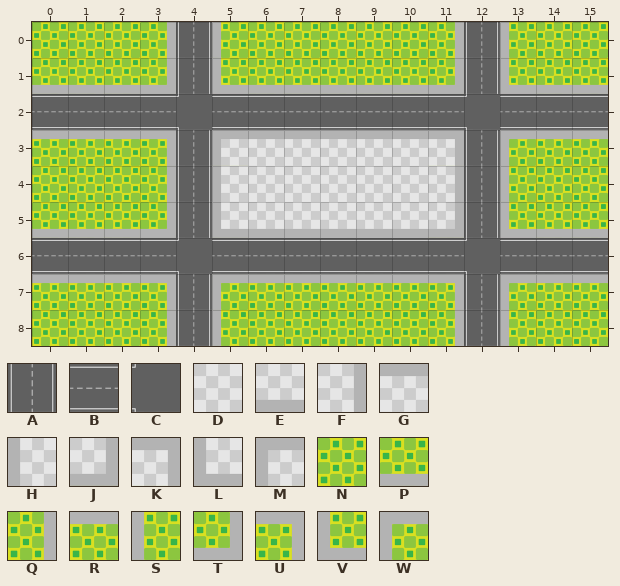
Tiled map: src/main/resources/assets/levels/Mappa_01.tmx. Above, as it was before the edit.
Cells are 125x125 px. Shown: x 0..15, y 0..8.
Key: from "rsz_tiles_sheet": A 4, B 5, C 6, D 9, E 10, F 11, G 12, H 13, J 17, K 18, L 19, M 20, N 23, P 24, Q 25, R 26, S 27, T 31, U 32, V 33, W 34.
_ is an empty cell.
Layer "Tile Layer 1" before, first column x 0:
0 NNNQASNNNNNQASNN
1 PPPTAVPPPPPTAVPP
2 BBBBCBBBBBBBCBBB
3 RRRUAMGGGGGKAWRR
4 NNNQAHDDDDDFASNN
5 PPPTALEEEEEJAVPP
6 BBBBCBBBBBBBCBBB
7 RRRUAWRRRRRUAWRR
8 NNNQASNNNNNQASNN
Now the later version:
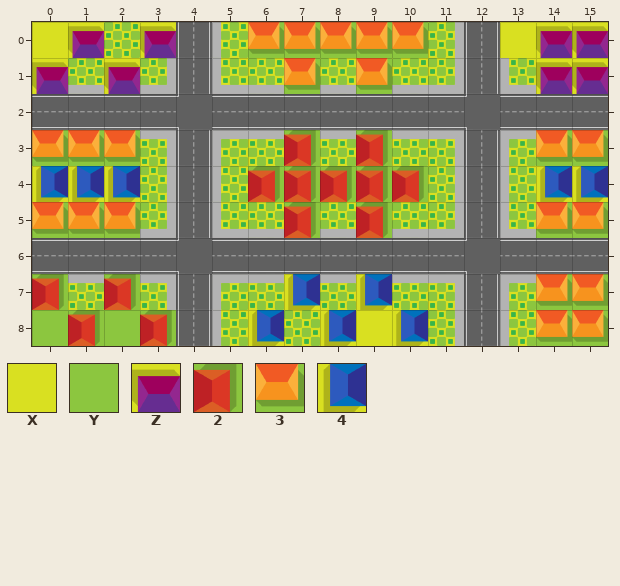
Further tiles: from "rsz_tiles_sheet": X 36, Y 37, Z 38, 2 39, 3 40, 4 41.
Changes in this commit:
Changed rows in their new state; . is an unchanged cell.
Layer "Tile Layer 1":
first column x 0:
0 XZ.Z..33333..XZZ
1 Z.Z....3.3....ZZ
3 333..WR2R2RU..33
4 444..S22222Q..44
5 333..VP2P2PT..33
7 2.2....4.4....33
8 Y2Y2..4.4X4...33
